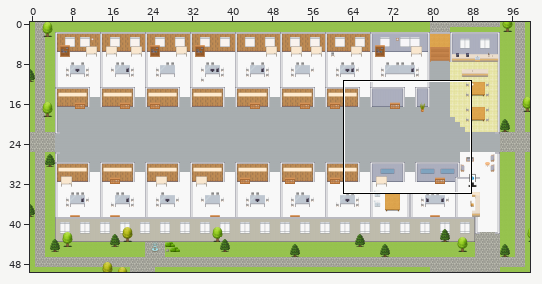
One commit to this Tiled map (JSON): maps/CS-Global-Data-Assets-Analytics-Platform.tmj. Above, an overview of the earlier version with the close-up marked.
Close-up. Earlier state:
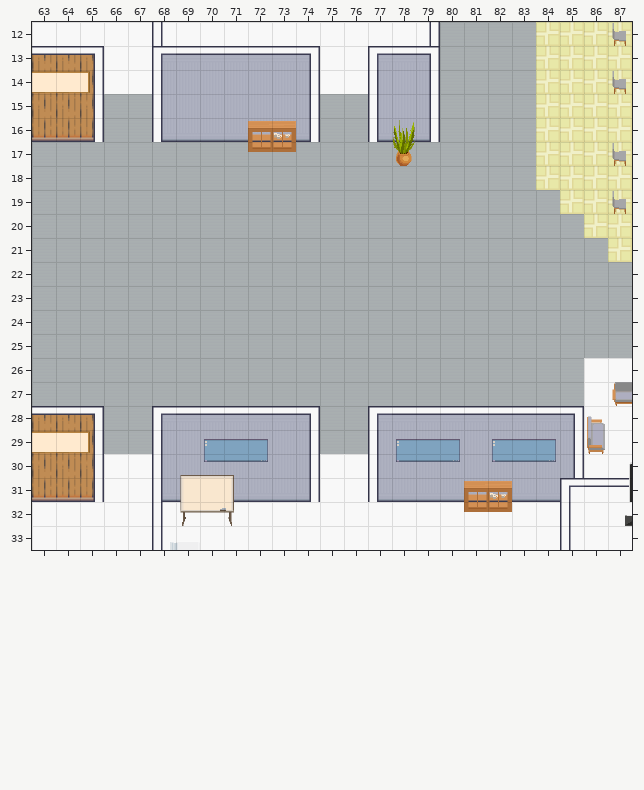
Cells are 32x32 px. Shown: x 63..87, y 12..33. The commit also changed other parts of the map, which this record leaves out.
And afterwards:
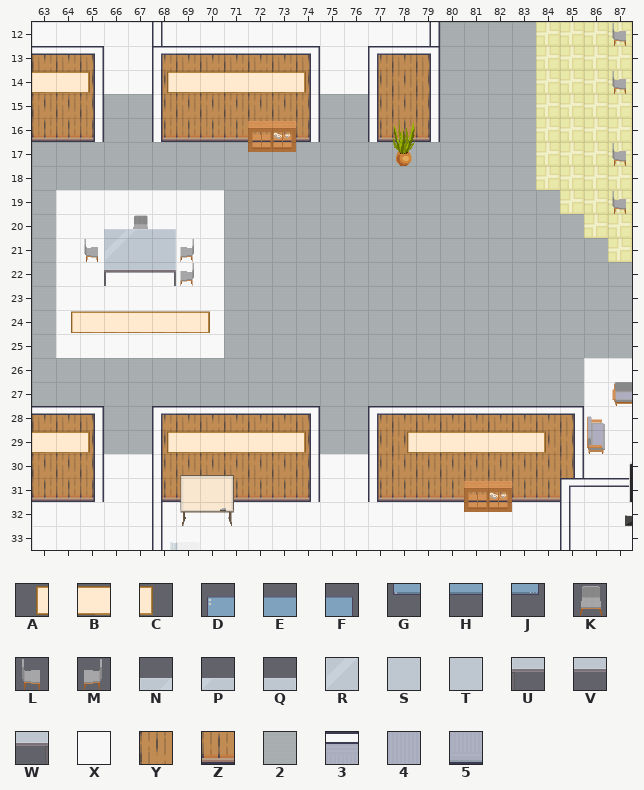
Key: from "Decoration": A 49, B 50, C 51; from "Misc": D 40, E 41, F 42, G 50, H 51, J 52; from "Seats": K 117, L 119, M 120; from "Tables": N 5, P 6, Q 7, R 15, S 16, T 17, U 25, V 26, W 27; from "room2": X 66, Y 192, Z 205, 2 216, 3 290, 4 294, 5 307.
_ is an empty cell, # one hidden under a higher layer.
The exact change:
Layer "floors":
y 19..20: x 64..70 2222222 -> XXXXXXX
y 21: x 64..70 2222222 -> XX###XX
y 22..25: x 64..70 2222222 -> XXXXXXX
Layer "back wall":
y 13: x 68..74 3333333 -> YYYYYYY; x 77..79 333 -> YYY
y 14..15: x 68..74 4444444 -> YYYYYYY; x 77..79 444 -> YYY
y 16: x 68..74 5555555 -> ZZZZZZZ; x 77..79 555 -> ZZZ
y 28: x 68..74 3333333 -> YYYYYYY; x 77..85 333333333 -> YYYYYYYYY
y 29..30: x 68..74 4444444 -> YYYYYYY; x 77..85 444444444 -> YYYYYYYYY
y 31: x 68..69 55 -> ZZ; x 71..74 5555 -> ZZZZ; x 77..84 55555555 -> ZZZZZZZZ
Layer "furniture":
y 20: x 66..68 ___ -> NPQ
y 22: x 66..68 ___ -> UVW
Layer "seats":
y 20: x 67 _ -> K
y 21: x 65 _ -> L; x 69 _ -> M
y 22: x 69 _ -> M
Layer "decor":
y 20: x 66..68 ___ -> NPQ
y 21: x 66..68 ___ -> RST
y 22: x 66..68 ___ -> UVW
y 24: x 64..70 _______ -> ABBBBBC
Layer "tech":
y 14: x 68..74 _______ -> ABBBBBC
y 29: x 68..74 __DEF__ -> ABBBBBC; x 78..84 DEF_DEF -> ABBBBBC
y 30: x 70..72 GHJ -> ___; x 78..80 GHJ -> ___; x 82..84 GHJ -> ___
Boxes around the changes in both close-ups, in picture pixels (x1, y1, x2, y2):
changed: (162, 55, 310, 141)
changed: (378, 55, 430, 141)
changed: (56, 190, 224, 358)
changed: (162, 415, 310, 501)
changed: (378, 415, 574, 501)
